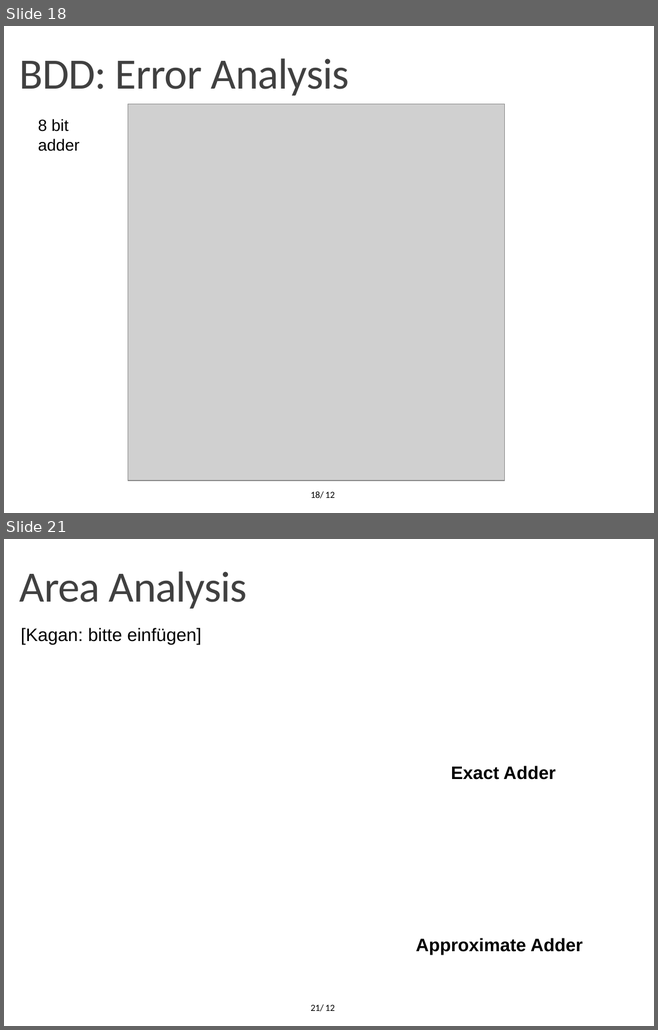
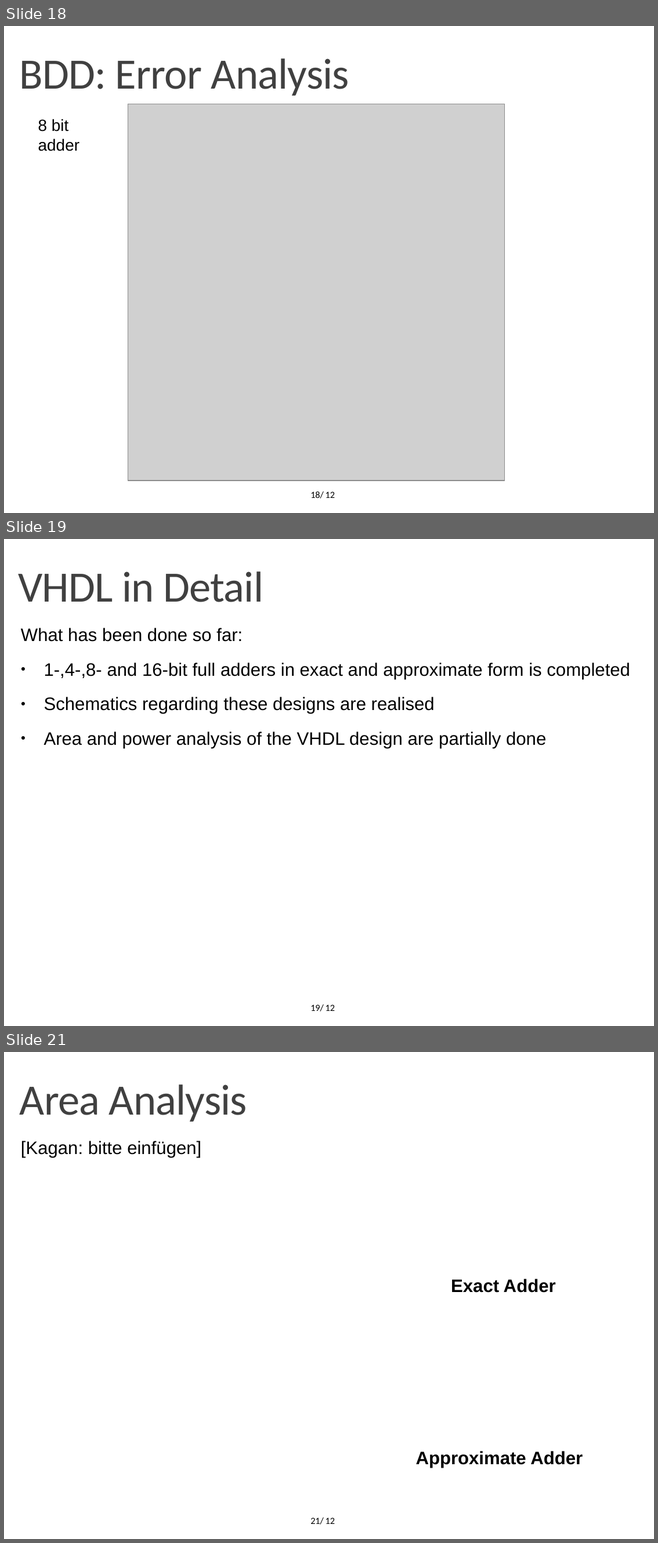
Before and after one commit to OrionLightning/Approximate-Circuit, a slide deck: Presentation Slides/Second Midterm (11-01-2022)/Midterm 11-01-2022.pptx. Shown one above the other, each under a label of ours: slides 18 and 21 before the commit, slides 18, 19 and 21 after it; the slides between them are not shown. The pictures are 658x1030 and 658x1543 pixels, drawn with LibreOffice and Linux fonts; fonts in the diff are those of the drawing; grey boxes stand for pictures; background and template pictures are left out. Boxes give left, top, right and bottom in pixels: in the first picture for what was removed or moved away, otherwise in the second. Text is boxed around its words. In the diff, an @@ line names an element or a change of style, - is before the commit and + after.

```diff
--- a/Presentation Slides/Second Midterm (11-01-2022)/Midterm 11-01-2022.pptx
+++ b/Presentation Slides/Second Midterm (11-01-2022)/Midterm 11-01-2022.pptx
@@ slide 19 added at [4, 539, 654, 1026], background #FFFFFF; not listed: 1 template element that a slide beside it also shows @@
@@ text added at [18, 571, 263, 602], 48 pt, text #404040 @@
+VHDL in Detail
@@ text added at [21, 628, 630, 748], 20 pt, text #000000 @@
+What has been done so far:
+● 1-,4-,8- and 16-bit full adders in exact and approximate form is completed
+● Schematics regarding these designs are realised
+● Area and power analysis of the VHDL design are partially done
@@ page number added at [310, 1004, 324, 1012], 10.5 pt, text #000000 @@
+19/
```
Also in this commit, not shown: 9 slides changed.
